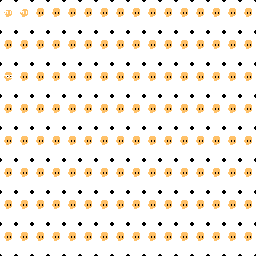
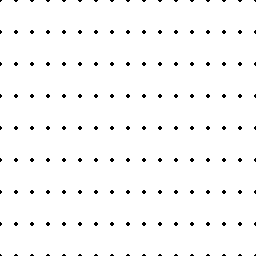
Before/after of a (256, 256) layered artwork. What changed in the layer stack:
painted on "Layer 5" over [4, 72, 12, 81]
added layer "Guidelines" above "Guidebase" over [4, 8, 252, 241]
renamed "Guideline" to "Guidebase", hid it over [4, 8, 252, 241]
